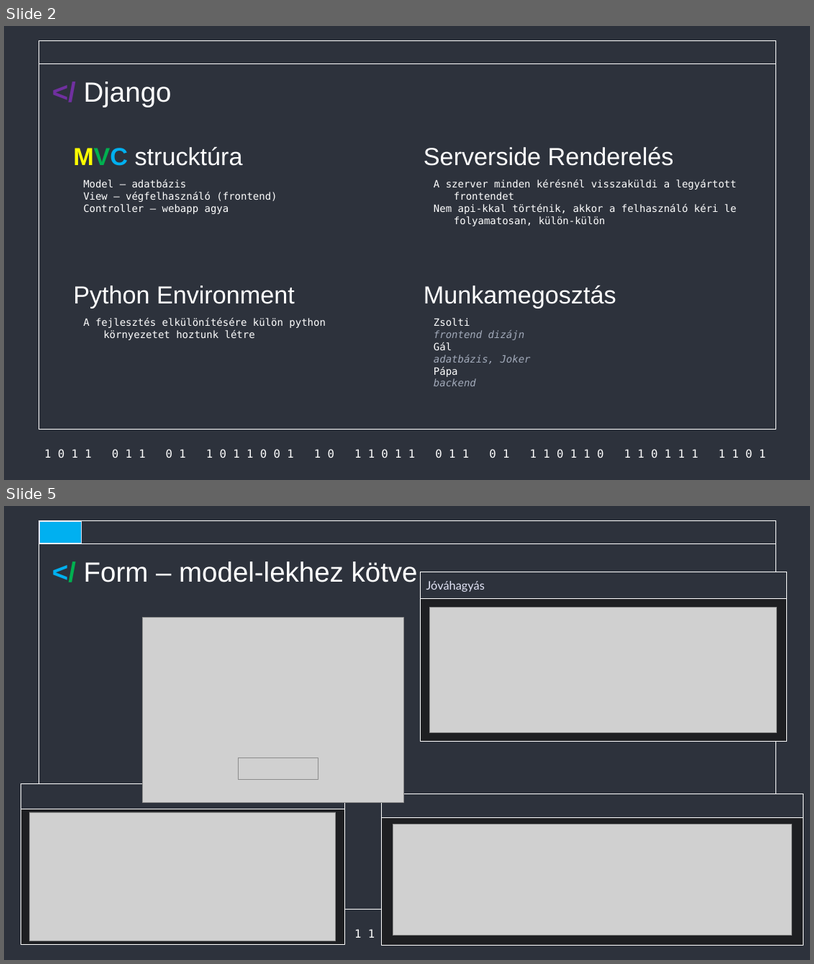
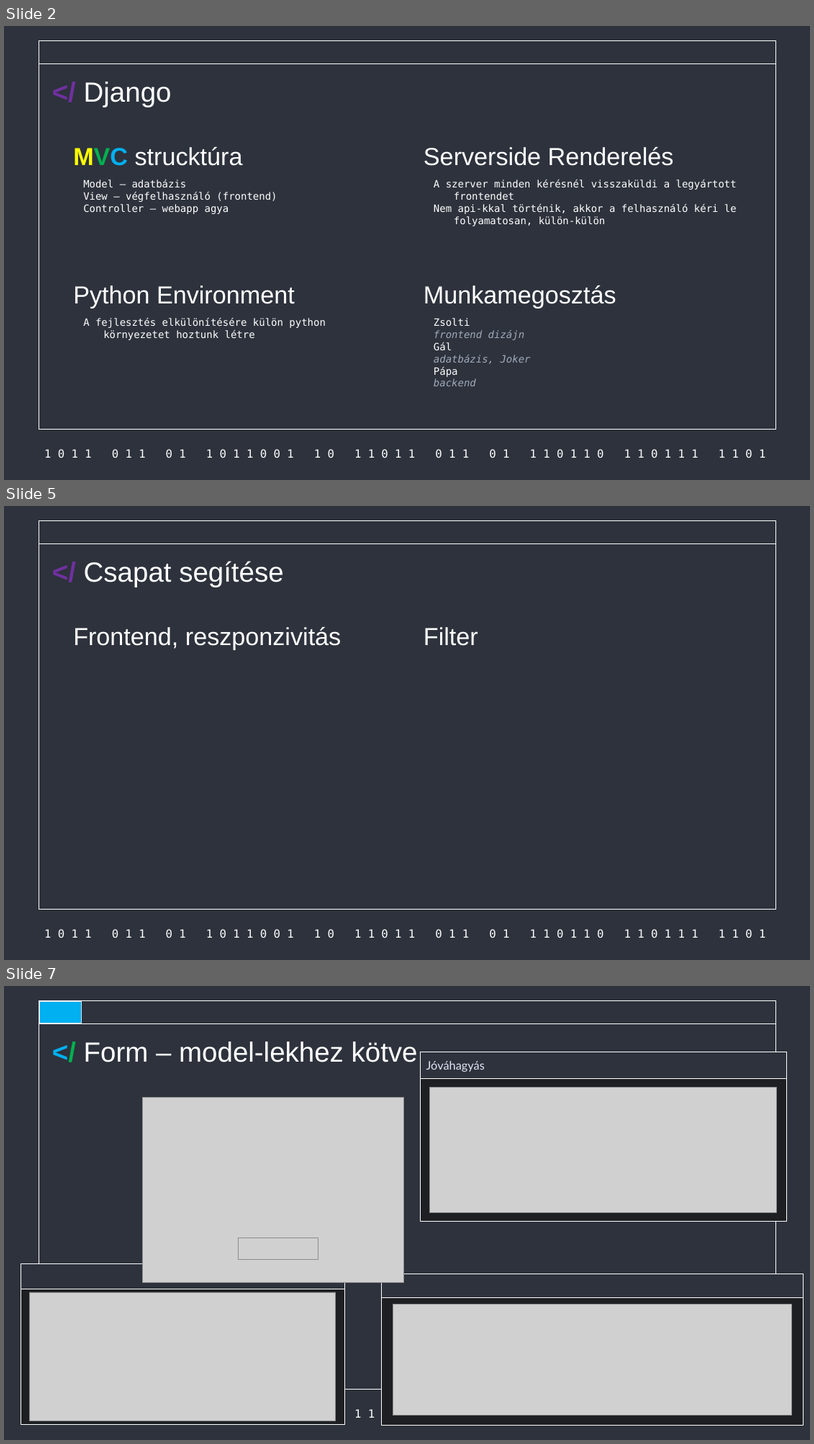
Before and after one commit to Acsilaa/dusza2024-25, a slide deck: Hell yeah ppt.pptx. Shown one above the other, each under a label of ours: slides 2 and 5 before the commit, slides 2, 5 and 7 after it; the slides between them are not shown. The pictures are 814x964 and 814x1444 pixels, drawn with LibreOffice and Linux fonts; fonts in the diff are those of the drawing; grey boxes stand for pictures. Boxes give left, top, right and bottom in pixels: in the first picture for what was removed or moved away, otherwise in the second. Text is boxed around its words. In the diff, an @@ line names an element or a change of style, - is before the commit and + after.

```diff
--- a/Hell yeah ppt.pptx
+++ b/Hell yeah ppt.pptx
@@ slide 5 added at box(4, 506, 810, 960), background #2D323C; not listed: 3 template elements that a slide beside it also shows @@
@@ text added at box(84, 561, 283, 587), 33 pt, text #FFFFFF @@
+</ Csapat segítése
@@ title added at box(73, 627, 341, 649), 29.3 pt, text #FFFFFF @@
+Frontend, reszponzivitás
@@ title added at box(424, 627, 478, 646), 29.3 pt, text #FFFFFF @@
+Filter
@@ what was slide 5 is now slide 7 @@
```
Also in this commit, not shown: 6 slides changed, 8 other slides added, 4 slides removed.
